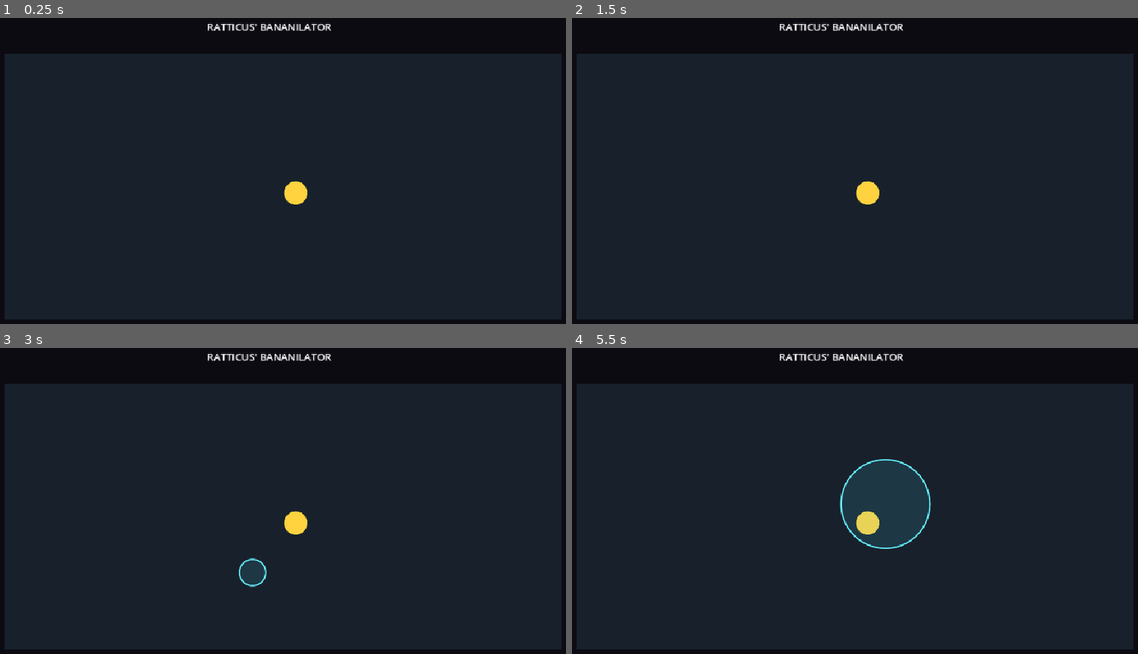
Above: before the commit, frames 1-4 (two rows, left to right).
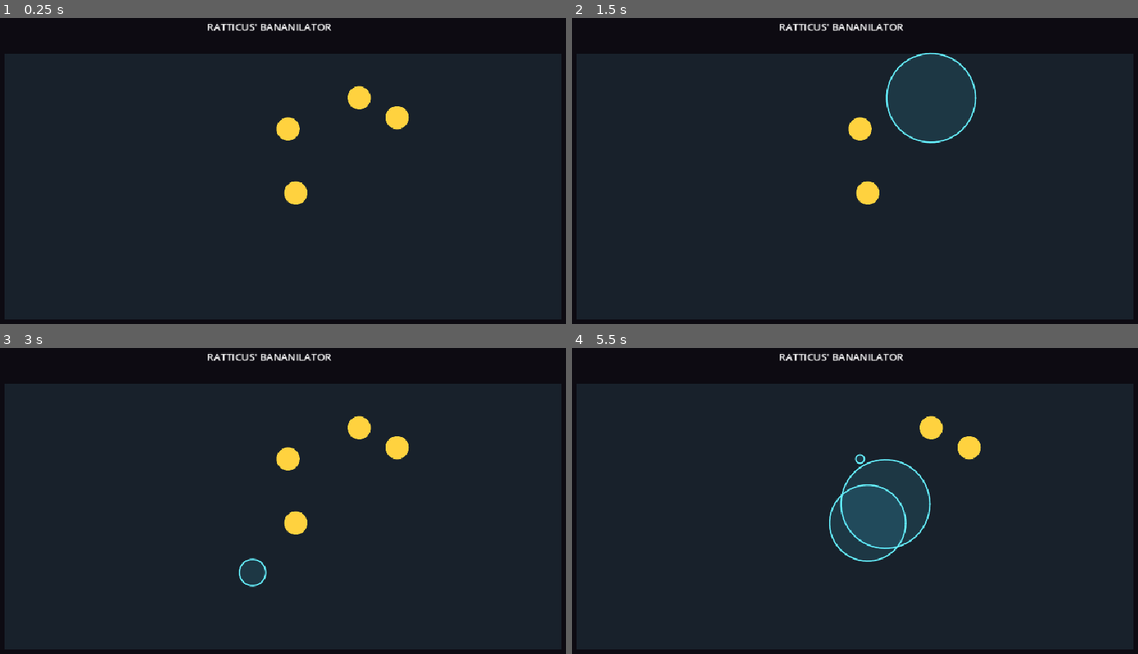
Above: after the commit, the same moments.

Repository: UnderstoodUseYourUsernameHere/banana-fission
Game: Godot game, scene res://scenes/main.tscn
Same seed, same stepped clock (60 frames per second), same inputs: the game is played once before the commit and once after it.
Inputs (mouse positions are in pixels of both pictures, inside the frame that each line leads up to):
- Up to frame 1 (0.25 s): no input
- Up to frame 2 (1.5 s): tap Enter at 0.5 s; move the mouse to (990, 155) at 0.52 s; press the mouse at (990, 155) at 0.53 s; hold Right 0.53-1.28 s; move the mouse to (730, 192) at 1.27 s; release the mouse at (730, 192) at 1.28 s; hold Down from 1.28 s (still down); tap Alt at 1.35 s
- Up to frame 3 (3 s): tap R (restart) at 2, 2.75 s; move the mouse to (345, 427) at 2.02 s; release Down at 2.03 s; hold Right 2.03-2.78 s; tap Shift at 2.1 s; move the mouse to (254, 571) at 2.77 s; hold Up from 2.78 s (still down); click (254, 571) at 2.85 s
- Up to frame 4 (5.5 s): move the mouse to (1036, 556) at 3.52 s; release Up at 3.53 s; hold Left 3.53-5.03 s; tap Alt at 3.6 s; tap R (restart) at 4.25, 5 s; move the mouse to (673, 452) at 4.27 s; tap Shift at 4.35 s; move the mouse to (883, 504) at 5.02 s; press the mouse at (883, 504) at 5.03 s; hold Down from 5.03 s (still down)

The runs differ from the first frame. In frame 1, 0.8% of the frame differs, in the area x 48-73%, y 22-41%; in frame 2, 4.0%, in the area x 48-72%, y 11-42%; in frame 3, 0.8%; in frame 4, 1.8%.

Commit message:
feat: added propagating chain reaction splitting to bananas

Diff:
--- a/scenes/main.tscn
+++ b/scenes/main.tscn
@@ -22,9 +22,20 @@
 color = Color(0.09411765, 0.12941177, 0.16862746, 1)
 
 [node name="Bananas" type="Node2D" parent="." unique_id=1813059093]
+unique_name_in_owner = true
 
 [node name="Banana" parent="Bananas" unique_id=993941136 instance=ExtResource("2_0wfyh")]
 position = Vector2(500, 300)
+reaction_radius = null
+
+[node name="Banana2" parent="Bananas" unique_id=1195052591 instance=ExtResource("2_0wfyh")]
+position = Vector2(488, 199)
+
+[node name="Banana3" parent="Bananas" unique_id=753059844 instance=ExtResource("2_0wfyh")]
+position = Vector2(600, 150)
+
+[node name="Banana4" parent="Bananas" unique_id=985722857 instance=ExtResource("2_0wfyh")]
+position = Vector2(660, 181)
 
 [node name="Pulses" type="Node2D" parent="." unique_id=402704835]
 unique_name_in_owner = true
--- a/scripts/banana.gd
+++ b/scripts/banana.gd
@@ -1,6 +1,9 @@
 @tool
 extends Node2D
 class_name Banana
+signal split_occurred(banana: Banana)
+@export_range(10.0, 300.0, 1.0) var reaction_radius: float = 90.0
+var alive: bool = true
 
 @export_range(4.0, 64.0, 1.0) var hit_radius: float = 18.0:
 	set(value):
@@ -36,3 +39,12 @@
 		1.0,
 		true
 	)
+
+
+func split() -> void:
+	if not alive:
+		return
+
+	alive = false
+	hide()
+	split_occurred.emit(self)
--- a/scripts/main.gd
+++ b/scripts/main.gd
@@ -5,12 +5,25 @@
 
 @onready var chamber: ColorRect = $%Chamber
 @onready var pulse_container: Node2D = $%Pulses
+@onready var banana_container: Node2D = $%Bananas
 
 var shot_used: bool = false
 var active_pulses: Array[Pulse] = []
+var bananas: Array[Banana] = []
 
 func _ready() -> void:
+	for child in banana_container.get_children():
+		var banana := child as Banana
+
+		if banana == null:
+			continue
+
+		bananas.append(banana)
+		banana.split_occurred.connect(_on_banana_split)
 	print("Bananilator ready!")
+
+func _on_banana_split(banana: Banana) -> void:
+	_spawn_pulse(banana.global_position, banana.reaction_radius)
 
 func _unhandled_input(event: InputEvent) -> void:
 	if event.is_action_pressed("restart"):
@@ -32,6 +45,10 @@
 	for pulse in current_pulses:
 		pulse.advance(delta)
 
+		for banana in bananas:
+			if banana.alive and pulse.reaches(banana.global_position, banana.hit_radius):
+				banana.split()
+
 		if pulse.has_finished():
 			active_pulses.erase(pulse)
 			pulse.queue_free()
--- a/scripts/pulse.gd
+++ b/scripts/pulse.gd
@@ -15,6 +15,11 @@
 
 func has_finished() -> bool:
 	return age >= expansion_time + fade_time
+
+func reaches(world_position: Vector2, target_radius: float) -> bool:
+	var combined_radius: float = radius + target_radius
+
+	return global_position.distance_squared_to(world_position) <= (combined_radius * combined_radius)
 
 func _draw() -> void:
 	if radius <= 0.0:
